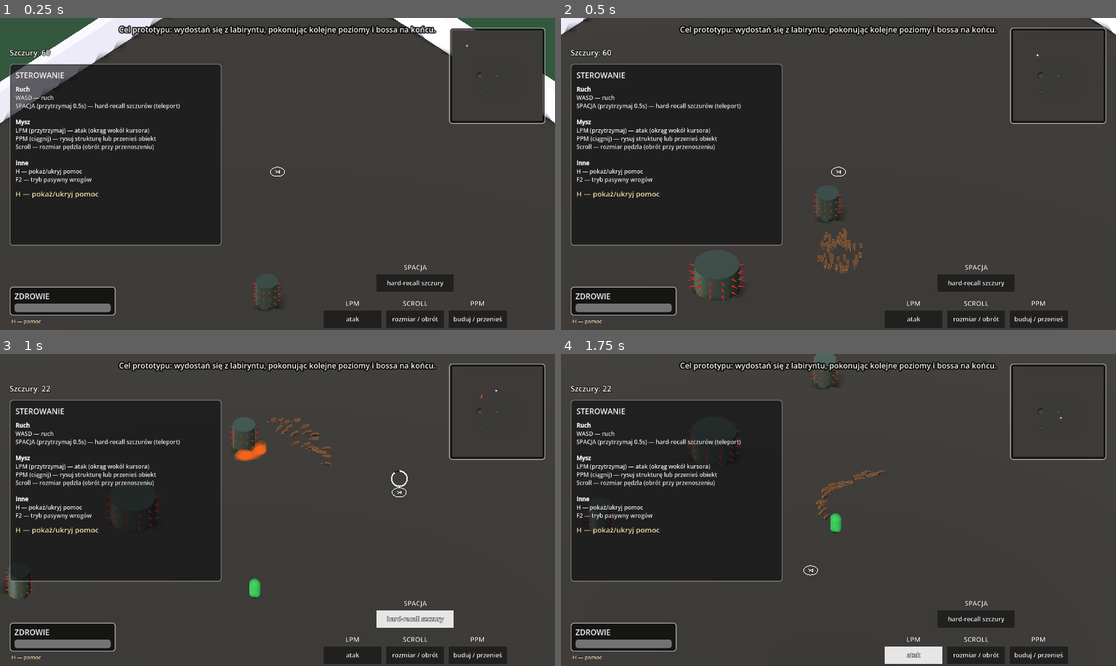
Above: before the commit, frames 1-4 (two rows, left to right).
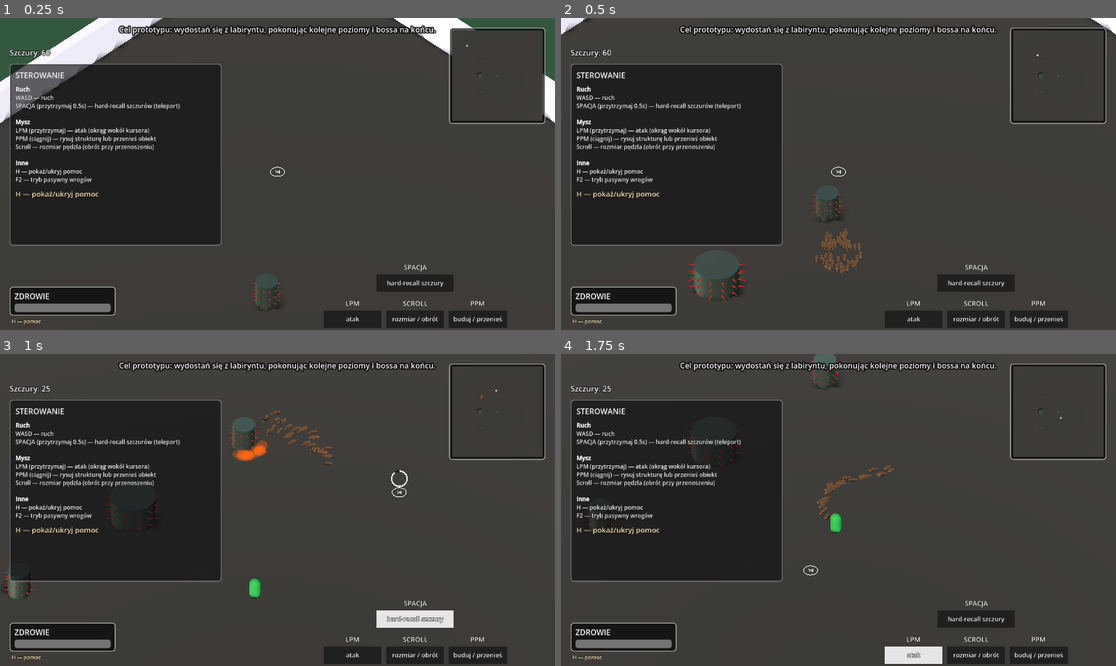
Above: after the commit, the same moments.

Repository: VirtuaIL/ZTGK-Prototyp
Game: Godot game, scene res://scenes/main.tscn
Two runs of this game, one before a commit and one after it. Both use one fixed random seed, a clock stepped at 60 frames per second and the inputs below.
Inputs (mouse positions are in pixels of both pictures, inside the frame that each line leads up to):
- Up to frame 1 (0.25 s): no input
- Up to frame 2 (0.5 s): no input
- Up to frame 3 (1 s): tap Enter at 0.5 s; move the mouse to (399, 494) at 0.52 s; hold D (move_right) from 0.53 s (still down); hold Space (recall_rats) from 0.53 s (still down); click (399, 494) at 0.67 s
- Up to frame 4 (1.75 s): release D (move_right) at 1.25 s; release Space (recall_rats) at 1.25 s; drag from (727, 525) to (810, 572) at 1.27 s

Frame 1 is identical in both runs. In frame 2, 0.2% of the frame differs, in the area x 45-55%, y 64-83%; in frame 3, 0.4%, in the area x 8-87%, y 10-36%; in frame 4, 0.3%.

Commit message:
troche lepszy performance

Diff:
--- a/scenes/gas_cloud.tscn
+++ b/scenes/gas_cloud.tscn
@@ -17,11 +17,8 @@
 radius = 0.4
 height = 0.8
 
-[node name="GasCloud" type="Area3D"]
+[node name="GasCloud" type="Node3D"]
 script = ExtResource("1_gas")
-
-[node name="CollisionShape3D" type="CollisionShape3D" parent="."]
-shape = SubResource("SphereShape3D_g")
 
 [node name="MeshInstance3D" type="MeshInstance3D" parent="."]
 mesh = SubResource("SphereMesh_g")
--- a/scripts/gas_cloud.gd
+++ b/scripts/gas_cloud.gd
@@ -1,4 +1,4 @@
-extends Area3D
+extends Node3D
 
 # Pojedynczy segment śladu gazowego zostawiany przez szczury.
 # Pojawia się jako półprzezroczysty dysk i zanika przez `duration` sekund.
--- a/scripts/rat.gd
+++ b/scripts/rat.gd
@@ -81,10 +81,10 @@
 var _mgr: Node = null
 var _mgr_refresh_timer: float = 0.0
 @export var mgr_refresh_interval: float = 1.0
-@export var edge_check_interval: float = 0.08
+@export var edge_check_interval: float = 0.15
 var _edge_check_timer: float = 0.0
 var _edge_blocked_cached: bool = false
-
+var _current_buff_material: Material = null
 
 func _ready() -> void:
 	for child in find_children("*", "VisualInstance3D"):
@@ -124,9 +124,11 @@
 			# Ustaw fioletowy kolor szczurów (wczesny return blokuje blok materiału poniżej)
 			if mgr.has_method("get_current_buff_material"):
 				var mat = mgr.get_current_buff_material()
-				$Body.material_override = mat
-				$Tail.material_override = mat
-				$Head.material_override = mat
+				if mat != _current_buff_material:
+					_current_buff_material = mat
+					$Body.material_override = mat
+					$Tail.material_override = mat
+					$Head.material_override = mat
 			if not is_on_floor():
 				velocity.y -= ProjectSettings.get_setting("physics/3d/default_gravity") * delta * 50
 			else:
@@ -200,9 +202,11 @@
 
 	if mgr != null and mgr.has_method("get_current_buff_material"):
 		var mat = mgr.get_current_buff_material()
-		$Body.material_override = mat
-		$Tail.material_override = mat
-		$Head.material_override = mat
+		if mat != _current_buff_material:
+			_current_buff_material = mat
+			$Body.material_override = mat
+			$Tail.material_override = mat
+			$Head.material_override = mat
 
 	match state:
 		State.FOLLOW:
@@ -234,6 +238,7 @@
 	to_target.y *= 0.2
 	_spring_velocity += to_target * spring_stiffness * delta
 
+	var sep_dist_sq := separation_dist * separation_dist
 	# Separation from neighbors
 	for neighbor in _neighbors:
 		if not is_instance_valid(neighbor):
@@ -243,9 +248,10 @@
 			continue
 		var diff: Vector3 = global_position - nb.global_position
 		diff.y = 0.0
-		var dist: float = diff.length()
-		if dist < separation_dist and dist > 0.001:
-			_spring_velocity += diff.normalized() * (separation_dist - dist) * separation_force * delta
+		var dist_sq: float = diff.length_squared()
+		if dist_sq < sep_dist_sq and dist_sq > 0.000001:
+			var dist: float = sqrt(dist_sq)
+			_spring_velocity += (diff / dist) * (separation_dist - dist) * separation_force * delta
 
 	# Framerate-independent damping
 	_spring_velocity *= pow(damping, delta * 60.0)
@@ -658,14 +664,18 @@
 		state = State.STATIC
 		var mat = StandardMaterial3D.new()
 		mat.albedo_color = Color.BLACK
-		$Body.material_override = mat
-		$Tail.material_override = mat
-		$Head.material_override = mat
+		if mat != _current_buff_material:
+			_current_buff_material = mat
+			$Body.material_override = mat
+			$Tail.material_override = mat
+			$Head.material_override = mat
 	else:
 		state = State.FOLLOW
-		$Body.material_override = null
-		$Tail.material_override = null
-		$Head.material_override = null
+		if _current_buff_material != null:
+			_current_buff_material = null
+			$Body.material_override = null
+			$Tail.material_override = null
+			$Head.material_override = null
 
 func _process_wild(delta: float) -> void:
 	if not is_on_floor():
--- a/scripts/rat_manager.gd
+++ b/scripts/rat_manager.gd
@@ -638,8 +638,22 @@
 
 	# Need at least 2 points for arc distribution
 	if _mouse_trail.size() < 2:
-		for rat in active:
-			rat.set_target(mouse_world)
+		if _blob_offsets.size() != count:
+			build_blob_offsets()
+
+		var blob_scale := 1.0
+		if build_draw_mode == DRAW_MODE_CIRCLE:
+			blob_scale = maxf(1.0, circle_radius / 0.5)
+		elif build_draw_mode == DRAW_MODE_PATH:
+			var pairs := clampi(brush_lane_pairs, brush_lane_pairs_min, brush_lane_pairs_max)
+			blob_scale = float(1 + pairs * 2) / 2.5
+
+		for i in range(count):
+			var t_blob := mouse_world
+			if i < _blob_offsets.size():
+				t_blob += _blob_offsets[i] * blob_scale
+			t_blob.y = mouse_world.y
+			active[i].set_target(t_blob)
 		return
 
 	# Arc-length parameterization of the trail
